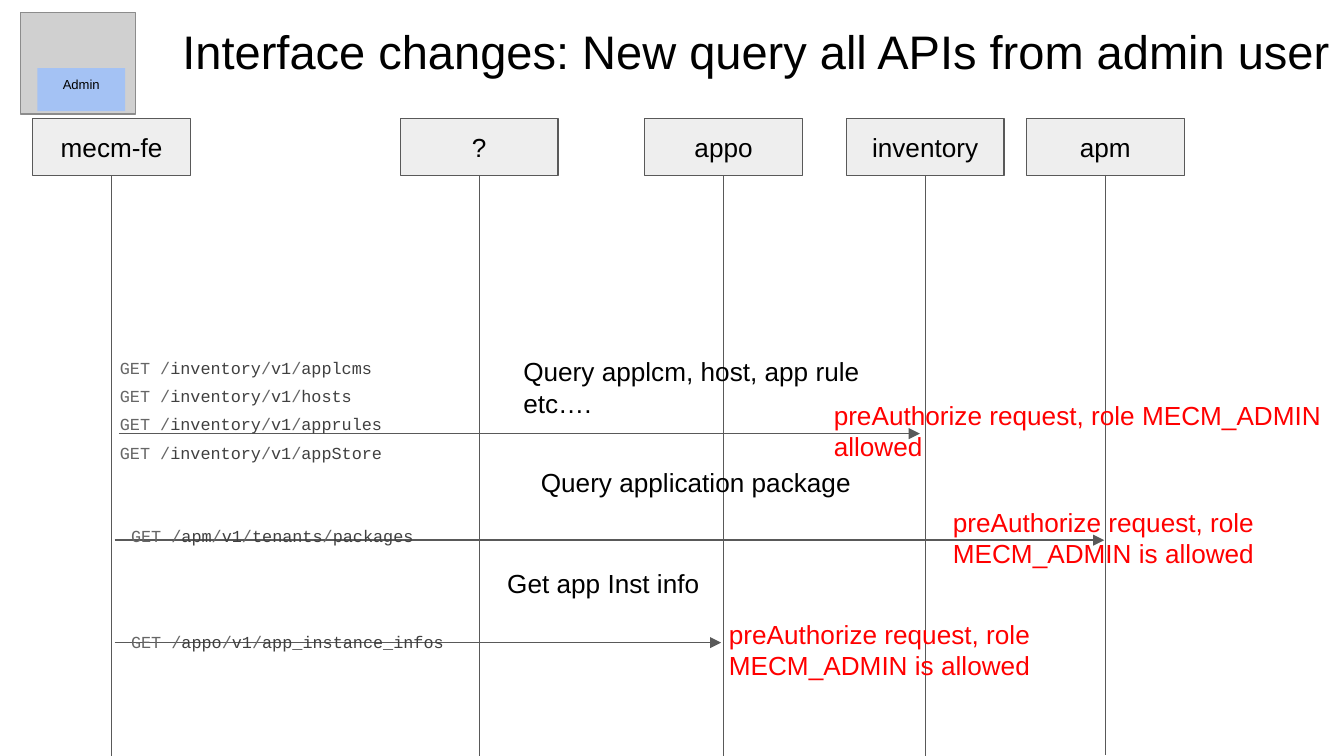
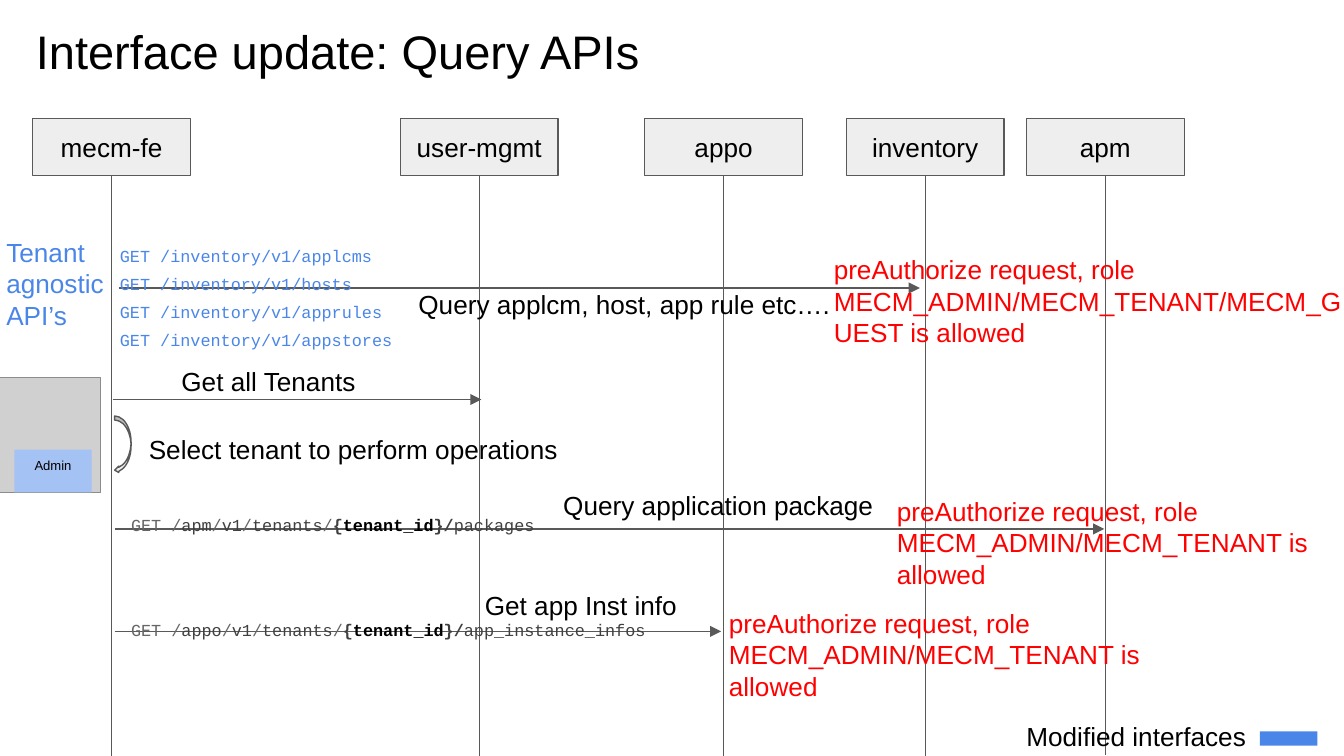
Before and after one commit to EdgeGallery/community, a slide deck: slide 8 of MECM PT/Release V1.1/MECM admin role support.pptx. Drawn at 1344x756 pixels with LibreOffice and Linux fonts; fonts in the diff are those of the drawing; grey boxes stand for pictures. Boxes give left, top, right and bottom in pixels: in the first picture for what was removed or moved away, otherwise in the second. Text is boxed around its words. In the diff, an @@ line names an element or a change of style, - is before the commit and + after.

Commit message:
mecm admin support

```diff
--- a/MECM PT/Release V1.1/MECM admin role support.pptx
+++ b/MECM PT/Release V1.1/MECM admin role support.pptx
@@ title at (x1=36, y1=35, x2=639, y2=78): text changed @@
-Interface changes: New query all APIs from admin user
+Interface update: Query APIs
@@ text in rectangle at (x1=417, y1=140, x2=542, y2=163): text changed @@
-?
+user-mgmt
@@ text "GET /inventory/v1/applcms" moved from (x1=120, y1=362, x2=382, y2=463) to (x1=120, y1=250, x2=392, y2=350) @@
@@ text added at (x1=6, y1=244, x2=103, y2=326), 14 pt, text #4A86E8 @@
+Tenant agnostic API’s
@@ text at (x1=120, y1=250, x2=382, y2=322): text colour #666666 to #4A86E8 in "GET /inventory/v1/applcms", "GET /inventory/v1/hosts", "GET /inventory/v1/apprules"; text colour #404040 to #4A86E8 in "/inventory/v1/applcms", "/inventory/v1/hosts", "/inventory/v1/apprules" @@
@@ text at (x1=834, y1=258, x2=1341, y2=348): text changed @@
-preAuthorize request, role MECM_ADMIN allowed
+preAuthorize request, role MECM_ADMIN/MECM_TENANT/MECM_GUEST is allowed
@@ arrow moved from (118, 434) - (919, 434) to (118, 288) - (919, 288) @@
@@ text "Query applcm, host, app rule ..." rewrapped from (x1=523, y1=360, x2=860, y2=414) to (x1=418, y1=293, x2=830, y2=320) @@
@@ text at (x1=120, y1=334, x2=392, y2=350): text changed; text colour #404040 to #4A86E8 @@
-GET /inventory/v1/appStore
+GET /inventory/v1/appstores
@@ picture resized from (x1=20, y1=12, x2=134, y2=114) to (x1=0, y1=378, x2=101, y2=493) @@
@@ text added at (x1=181, y1=372, x2=356, y2=392), 14 pt, text #000000 @@
+Get all Tenants
@@ arrow added from (113, 399) to (481, 399), #595959 0.75 pt @@
@@ curved left arrow added at (x1=114, y1=417, x2=130, y2=474), fill #EEEEEE, outline #595959 0.75 pt @@
@@ text added at (x1=149, y1=437, x2=557, y2=464), 14 pt, text #000000 @@
+Select tenant to perform operations
@@ rectangle "Admin" resized from (x1=38, y1=69, x2=125, y2=112) to (x1=15, y1=450, x2=93, y2=493) @@
@@ text "Query application package" moved from (x1=541, y1=471, x2=851, y2=498) to (x1=563, y1=493, x2=873, y2=520) @@
@@ text at (x1=897, y1=500, x2=1308, y2=589): text changed @@
-preAuthorize request, role MECM_ADMIN is allowed
+preAuthorize request, role MECM_ADMIN/MECM_TENANT is allowed
@@ arrow moved from (114, 540) - (1105, 540) to (114, 530) - (1105, 530) @@
@@ text at (x1=131, y1=518, x2=534, y2=536): text changed @@
-GET /apm/v1/tenants/packages
+GET /apm/v1/tenants/{tenant_id}/packages
@@ text "Get app Inst info" moved from (x1=507, y1=574, x2=699, y2=599) to (x1=485, y1=596, x2=677, y2=621) @@
@@ text at (x1=131, y1=624, x2=645, y2=642): text changed @@
-GET /appo/v1/app_instance_infos
+GET /appo/v1/tenants/{tenant_id}/app_instance_infos
@@ text at (x1=729, y1=612, x2=1140, y2=697): text changed @@
-preAuthorize request, role MECM_ADMIN is allowed
+preAuthorize request, role MECM_ADMIN/MECM_TENANT is allowed
@@ arrow moved from (114, 642) - (722, 642) to (114, 632) - (722, 632) @@
@@ text added at (x1=1026, y1=725, x2=1245, y2=752), 14 pt, text #000000 @@
+Modified interfaces
@@ rectangle added at (x1=1261, y1=731, x2=1318, y2=746), fill #4A86E8 @@
```
Also in this commit, not shown: 6 other slides changed, 4 slides added, 4 slides removed.
